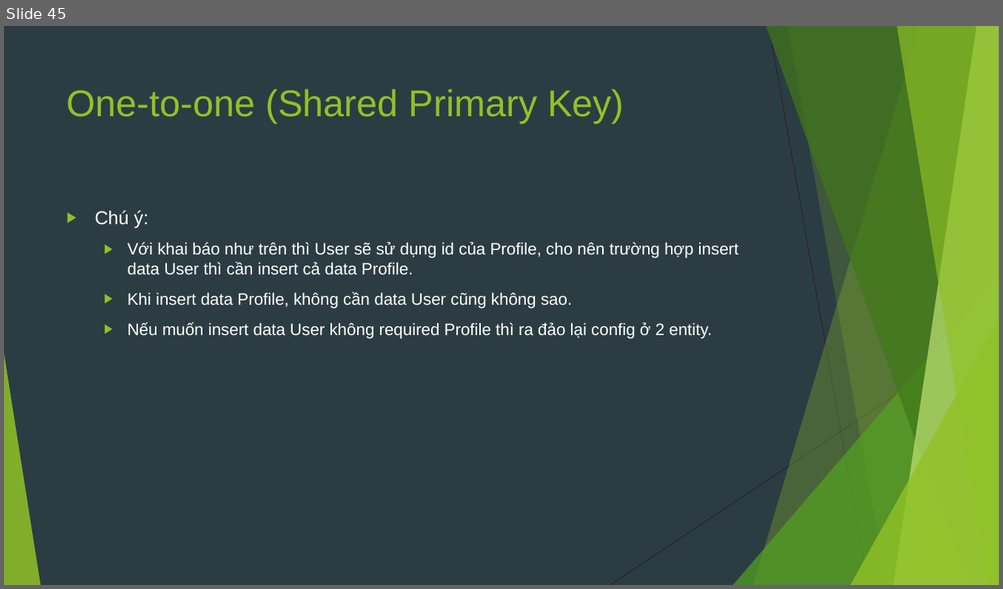
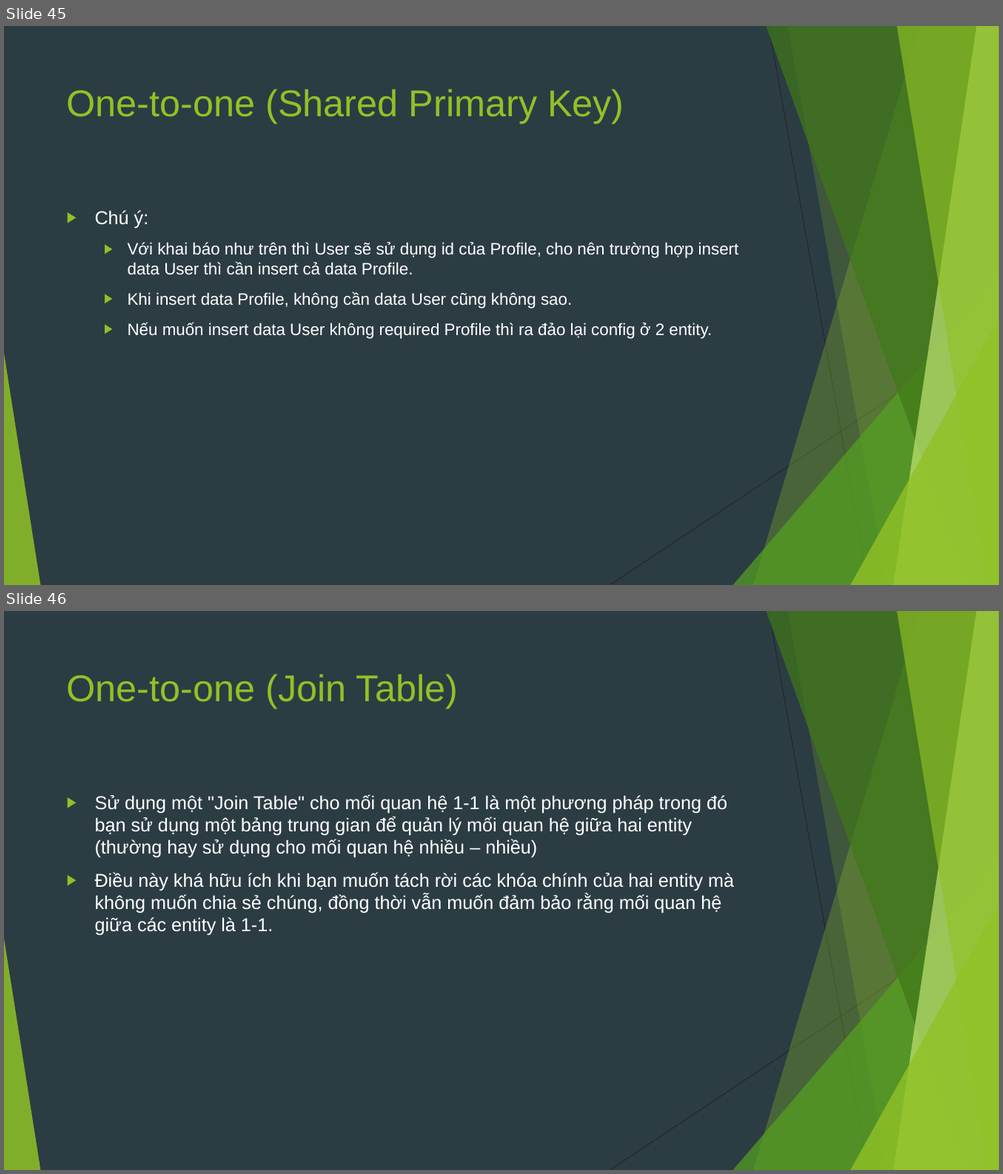
Before and after one commit to sobbingwind/SpringBoot, a slide deck: 07.Spring Data JPA.pptx. Shown one above the other, each under a label of ours: slide 45 before the commit, slides 45 and 46 after it. The pictures are 1003x589 and 1003x1174 pixels, drawn with LibreOffice and Linux fonts; fonts in the diff are those of the drawing. Boxes give left, top, right and bottom in pixels: in the first picture for what was removed or moved away, otherwise in the second. Text is boxed around its words. In the diff, an @@ line names an element or a change of style, - is before the commit and + after.

```diff
--- a/07.Spring Data JPA.pptx
+++ b/07.Spring Data JPA.pptx
@@ slide 46 added at (x1=4, y1=611, x2=999, y2=1170), background #2C3C43; not listed: 10 template elements that a slide beside it also shows @@
@@ title added at (x1=67, y1=674, x2=458, y2=709), 36 pt, text #90C226 @@
+One-to-one (Join Table)
@@ text added at (x1=95, y1=795, x2=734, y2=936), 18 pt, text #FFFFFF @@
+▶ Sử dụng một "Join Table" cho mối quan hệ 1-1 là một phương pháp trong đó bạn sử dụng một bảng trung gian để quản lý mối quan hệ giữa hai entity (thường hay sử dụng cho mối quan hệ nhiều – nhiều)
+▶ Điều này khá hữu ích khi bạn muốn tách rời các khóa chính của hai entity mà không muốn chia sẻ chúng, đồng thời vẫn muốn đảm bảo rằng mối quan hệ giữa các entity là 1-1.
```
Also in this commit, not shown: 3 slides changed, 25 other slides added.
